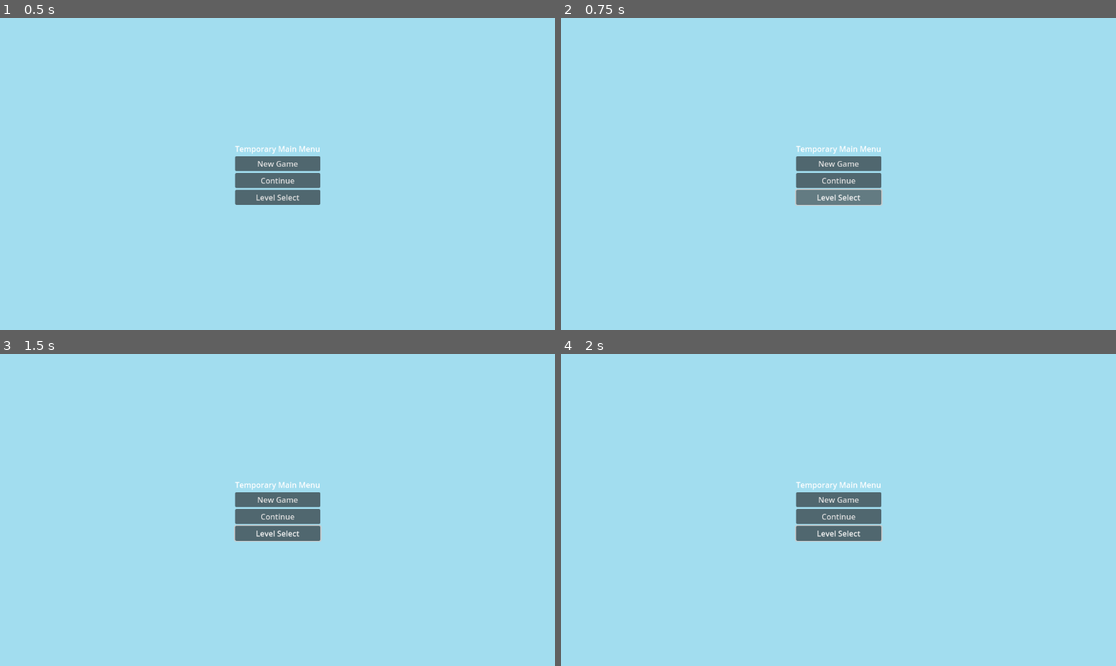
Above: before the commit, frames 1-4 (two rows, left to right).
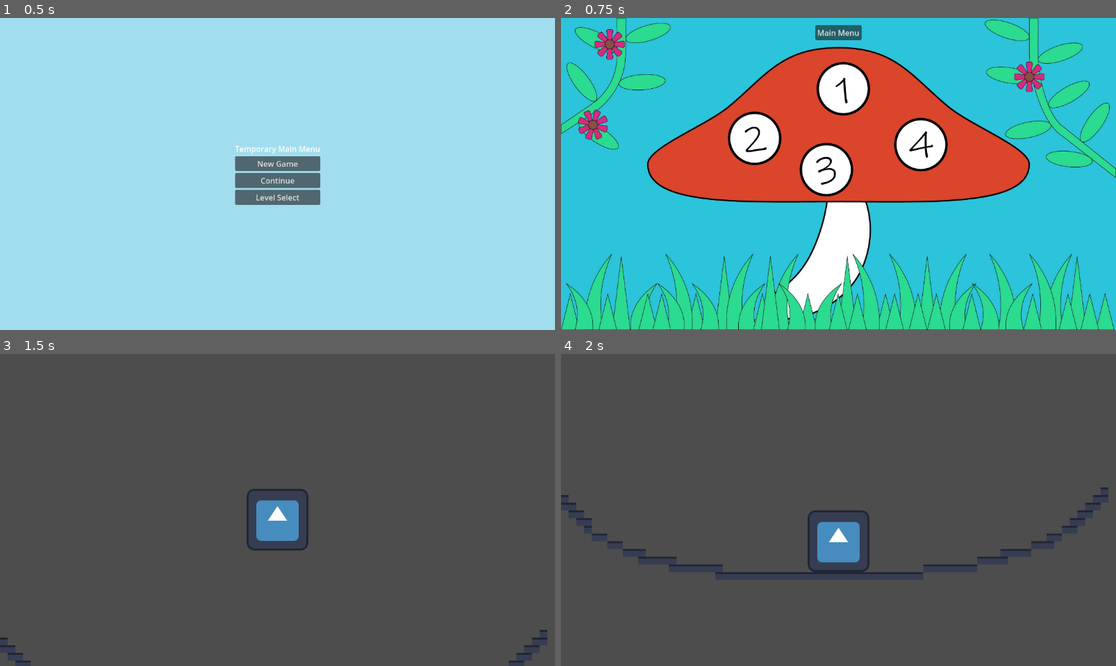
Above: after the commit, the same moments.

Repository: dustngroh/CapstoneProject
Game: Godot game, scene res://scenes/main/MainMenu.tscn
The game is run twice, just before and just after one commit, with the same random seed, the same clock (stepped at 60 frames per second) and the same inputs. The engine's default icon, where the game draws it, is replaced by a stand-in: a white triangle on a blue panel in a dark square.
Inputs (mouse positions are in pixels of both pictures, inside the frame that each line leads up to):
- Up to frame 1 (0.5 s): no input
- Up to frame 2 (0.75 s): click "Level Select" at 0.5 s
- Up to frame 3 (1.5 s): click (194, 475) at 1.27 s
- Up to frame 4 (2 s): no input

Frame 1 is identical in both runs. In frame 2, 100% of the frame differs, in the area x 0-100%, y 0-100%; in frame 3, 100%; in frame 4, 100%.

Commit message:
Setup level select screen, connected to main menu

Diff:
--- /dev/null
+++ b/run-game/scenes/common/level_select/level_select.tscn
@@ -0,0 +1,70 @@
+[gd_scene load_steps=7 format=3 uid="uid://cbb0tb4tuu5oc"]
+
+[ext_resource type="Texture2D" uid="uid://cgxc1wnbj8dl7" path="res://assets/level_select/level map.jpg" id="1_5aoqq"]
+[ext_resource type="Script" path="res://scenes/common/level_select/level_select_background.gd" id="2_4i2tq"]
+[ext_resource type="Texture2D" uid="uid://1gql81t58cmb" path="res://assets/level_select/buttons/level1.png" id="2_ai60b"]
+[ext_resource type="Texture2D" uid="uid://3v7mcs4q3r0" path="res://assets/level_select/buttons/level2.png" id="4_lbfmc"]
+[ext_resource type="Texture2D" uid="uid://d1f7rnc5pjacl" path="res://assets/level_select/buttons/level3.png" id="5_jh2q4"]
+[ext_resource type="Texture2D" uid="uid://ckovbay8nj5dg" path="res://assets/level_select/buttons/level4.png" id="6_tyy1x"]
+
+[node name="LevelSelect" type="Control"]
+layout_mode = 3
+anchors_preset = 15
+anchor_right = 1.0
+anchor_bottom = 1.0
+grow_horizontal = 2
+grow_vertical = 2
+
+[node name="LevelSelectBackground" type="TextureRect" parent="."]
+layout_mode = 1
+anchors_preset = 15
+anchor_right = 1.0
+anchor_bottom = 1.0
+grow_horizontal = 2
+grow_vertical = 2
+texture = ExtResource("1_5aoqq")
+expand_mode = 3
+stretch_mode = 6
+script = ExtResource("2_4i2tq")
+
+[node name="Level1Button" type="TextureButton" parent="LevelSelectBackground"]
+layout_mode = 1
+offset_left = 425.0
+offset_top = 109.0
+offset_right = 537.0
+offset_bottom = 221.0
+texture_normal = ExtResource("2_ai60b")
+
+[node name="Level2Button" type="TextureButton" parent="LevelSelectBackground"]
+layout_mode = 0
+offset_right = 40.0
+offset_bottom = 40.0
+texture_normal = ExtResource("4_lbfmc")
+
+[node name="Level3Button" type="TextureButton" parent="LevelSelectBackground"]
+layout_mode = 0
+offset_right = 40.0
+offset_bottom = 40.0
+texture_normal = ExtResource("5_jh2q4")
+
+[node name="Level4Button" type="TextureButton" parent="LevelSelectBackground"]
+layout_mode = 0
+offset_right = 40.0
+offset_bottom = 40.0
+texture_normal = ExtResource("6_tyy1x")
+
+[node name="MainMenuButton" type="Button" parent="."]
+layout_mode = 1
+anchors_preset = 5
+anchor_left = 0.5
+anchor_right = 0.5
+offset_left = -48.0
+offset_top = 15.0
+offset_right = 48.0
+offset_bottom = 46.0
+grow_horizontal = 2
+text = "Main Menu"
+
+[connection signal="pressed" from="LevelSelectBackground/Level1Button" to="LevelSelectBackground" method="_on_level_1_button_pressed"]
+[connection signal="pressed" from="LevelSelectBackground/Level2Button" to="LevelSelectBackground" method="_on_level_2_button_pressed"]
+[connection signal="pressed" from="MainMenuButton" to="LevelSelectBackground" method="_on_main_menu_button_pressed"]
--- /dev/null
+++ b/run-game/scenes/common/level_select/level_select_background.gd
@@ -0,0 +1,35 @@
+extends TextureRect
+
+var button_positions = [
+	Vector2(0.46, 0.14),  # Level 1
+	Vector2(0.3, 0.3),  # Level 2
+	Vector2(0.43, 0.4),   # Level 3
+	Vector2(0.6, 0.32)   # Level 4
+]
+
+# Called when the node enters the scene tree for the first time.
+func _ready() -> void:
+	for i in range(get_child_count()):
+		var button = get_child(i)
+		if button is TextureButton:
+			button.position = button_positions[i] * size  # Scale to background size
+
+
+# Called every frame. 'delta' is the elapsed time since the previous frame.
+func _process(delta: float) -> void:
+	for i in range(get_child_count()):
+		var button = get_child(i)
+		if button is TextureButton:
+			button.position = button_positions[i] * size  # Update positions on resize
+
+
+func _on_main_menu_button_pressed() -> void:
+	get_tree().change_scene_to_file("res://scenes/main/MainMenu.tscn")
+
+
+func _on_level_1_button_pressed() -> void:
+	get_tree().change_scene_to_file("res://scenes/levels/test_levels/tile_map_layer.tscn")
+
+
+func _on_level_2_button_pressed() -> void:
+	get_tree().change_scene_to_file("res://scenes/levels/test_levels/test_level.tscn")
--- a/run-game/scenes/main/main_menu.gd
+++ b/run-game/scenes/main/main_menu.gd
@@ -20,4 +20,4 @@
 
 
 func _on_level_select_button_pressed() -> void:
-	pass # Replace with function body.
+	get_tree().change_scene_to_file("res://scenes/common/level_select/level_select.tscn")
Binary file added: run-game/assets/level_select/buttons/level1.png
Not shown, added: run-game/assets/level_select/buttons/level1.png.import
Binary file added: run-game/assets/level_select/buttons/level2.png
Not shown, added: run-game/assets/level_select/buttons/level2.png.import
Binary file added: run-game/assets/level_select/buttons/level3.png
Not shown, added: run-game/assets/level_select/buttons/level3.png.import
Binary file added: run-game/assets/level_select/buttons/level4.png
Not shown, added: run-game/assets/level_select/buttons/level4.png.import
Binary file added: run-game/assets/level_select/level map.jpg
Not shown, added: run-game/assets/level_select/level map.jpg.import
